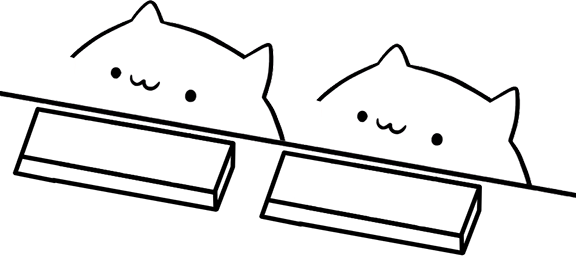
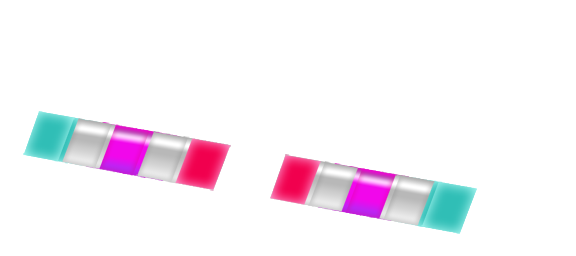
The second (576, 256) image is a revision of the first. Changes to its layers:
added group "Oblivion" with 27 layers above "8K" over [23, 111, 477, 234]
showed group "FX - 8K" (2nd of 2, in "Oblivion") (10 layers), moved it into group "Oblivion" over [23, 111, 477, 234]
painted on "fx_8k_1" (2nd of 2, in "Oblivion" › "FX - 8K") over [383, 175, 435, 226]
painted on "fx_8k_2" (2nd of 2, in "Oblivion" › "FX - 8K") over [345, 168, 397, 219]
painted on "fx_8k_3" (2nd of 2, in "Oblivion" › "FX - 8K") over [308, 161, 358, 212]
painted on "fx_8k_6" (2nd of 2, in "Oblivion" › "FX - 8K") over [136, 131, 189, 183]
painted on "fx_8k_7" (2nd of 2, in "Oblivion" › "FX - 8K") over [99, 124, 150, 176]
painted on "fx_8k_8" (2nd of 2, in "Oblivion" › "FX - 8K") over [62, 118, 112, 169]
showed group "FX - 5,6K" (2nd of 2, in "Oblivion") (8 layers), moved it into group "Oblivion" over [23, 111, 477, 234]
painted on "fx_6k_1" (2nd of 2, in "Oblivion" › "FX - 5,6K") over [365, 171, 427, 224]
painted on "fx_6k_2" (2nd of 2, in "Oblivion" › "FX - 5,6K") over [318, 163, 378, 216]
painted on "fx_6k_3" (2nd of 2, in "Oblivion" › "FX - 5,6K") over [270, 154, 331, 207]
painted on "fx_6k_4" (2nd of 2, in "Oblivion" › "FX - 5,6K") over [167, 136, 231, 191]
painted on "fx_6k_5" (2nd of 2, in "Oblivion" › "FX - 5,6K") over [119, 128, 180, 181]
painted on "fx_6k_6" (2nd of 2, in "Oblivion" › "FX - 5,6K") over [72, 120, 132, 173]
showed group "FX - 4K" (2nd of 2, in "Oblivion") (6 layers), moved it into group "Oblivion" over [23, 111, 477, 234]
painted on "fx_4k_1" (2nd of 2, in "Oblivion" › "FX - 4K") over [332, 166, 409, 221]
painted on "fx_4k_2" (2nd of 2, in "Oblivion" › "FX - 4K") over [270, 154, 345, 210]
painted on "fx_4k_3" (2nd of 2, in "Oblivion" › "FX - 4K") over [149, 133, 231, 191]
painted on "fx_4k_4" (2nd of 2, in "Oblivion" › "FX - 4K") over [86, 122, 162, 178]
hid "Background" over [0, 0, 576, 256]
